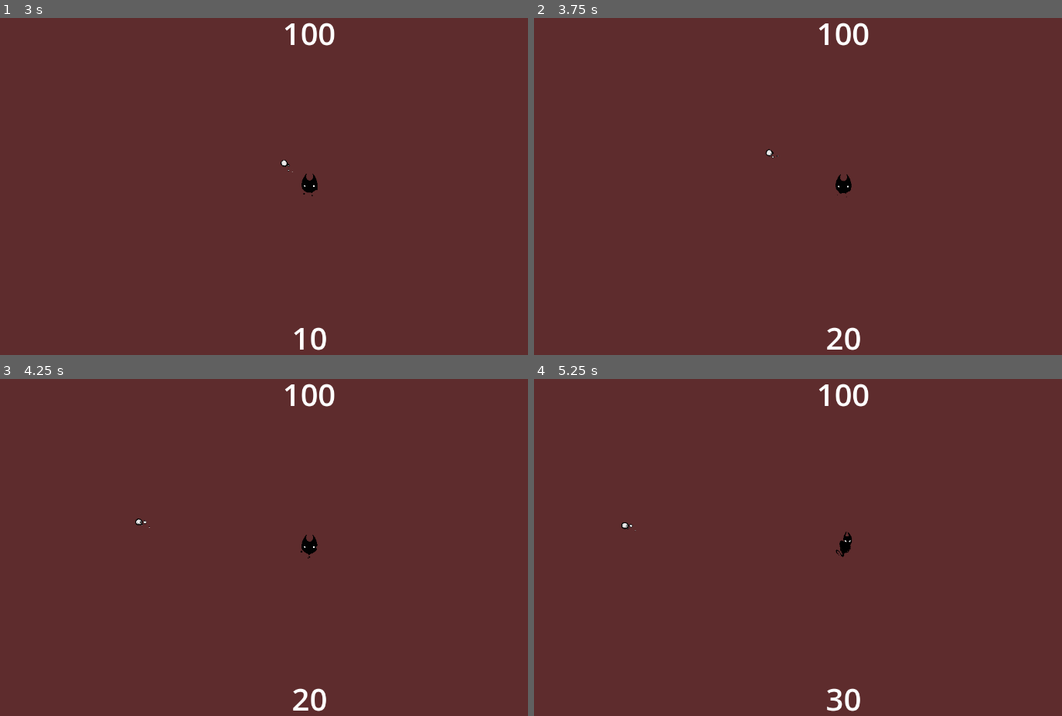
Above: before the commit, frames 1-4 (two rows, left to right).
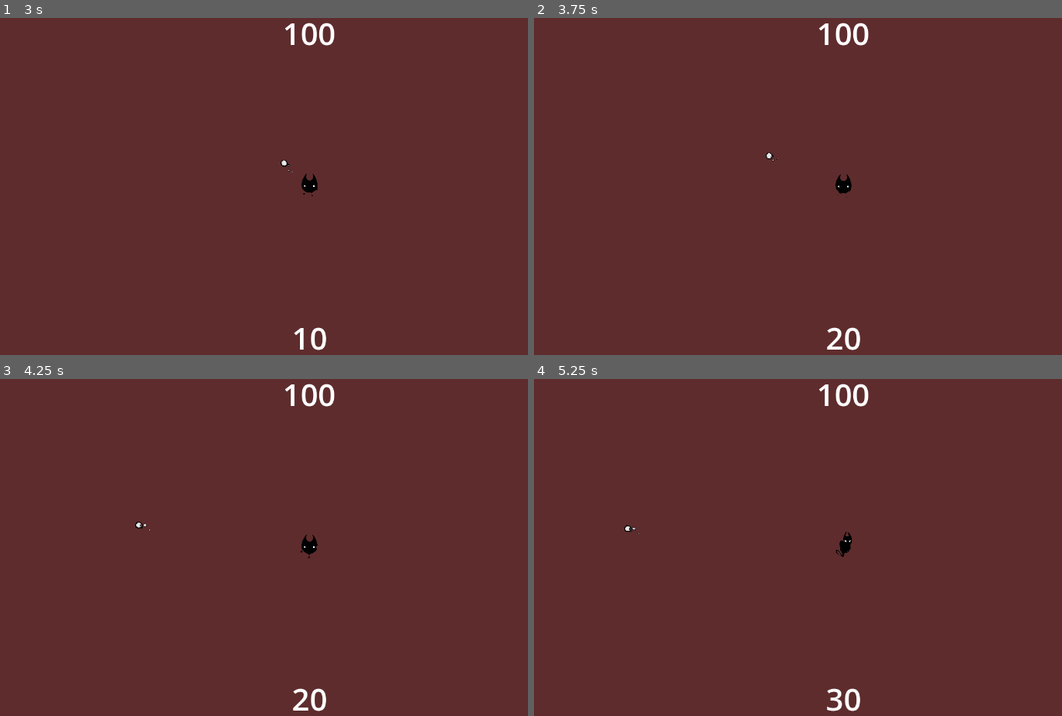
Above: after the commit, the same moments.

Repository: Evanev7/stellub
Game: Godot game, scene res://scenes/main.tscn
The game is run twice, just before and just after one commit, with the same random seed, the same clock (stepped at 60 frames per second) and the same inputs. The engine's default icon, where the game draws it, is replaced by a stand-in: a white triangle on a blue panel in a dark square.
Inputs (mouse positions are in pixels of both pictures, inside the frame that each line leads up to):
- Up to frame 1 (3 s): click "Play" at 0.5 s; tap Enter at 1.25 s; move the mouse to (443, 169) at 1.27 s; hold D (move_right) 1.28-2 s; hold R 1.28-2 s; click "Shot spread decrease" at 2 s; tap Space at 2.75 s; move the mouse to (184, 203) at 2.77 s; hold S (move_down) from 2.78 s (still down); click (184, 203) at 2.85 s
- Up to frame 2 (3.75 s): tap R at 3.05 s; release S (move_down) at 3.5 s; click "Fire rate increase" at 3.5 s
- Up to frame 3 (4.25 s): no input
- Up to frame 4 (5.25 s): move the mouse to (903, 469) at 4.27 s; hold D (move_right) 4.28-5 s; hold R 4.28-5 s; tap Shift (walk) at 4.35 s; click "Multishot Increase" at 5 s

Frame 1 is identical in both runs. In frame 2, less than 0.1% of the frame differs, in the area x 43-47%, y 38-43%; in frame 3, less than 0.1%; in frame 4, less than 0.1%, in the area x 16-20%, y 42-46%.

Commit message:
added pickups and cleaned up score

Diff:
--- a/scenes/bullet.tscn
+++ b/scenes/bullet.tscn
@@ -10,6 +10,11 @@
 collision_mask = 0
 script = ExtResource("1_vy7io")
 
+[node name="AnimatedSprite2D" type="AnimatedSprite2D" parent="."]
+scale = Vector2(0.03, 0.03)
+sprite_frames = ExtResource("2_p3jja")
+animation = &"simple"
+
 [node name="CollisionShape2D" type="CollisionShape2D" parent="."]
 scale = Vector2(1.5, 1.5)
 shape = SubResource("CircleShape2D_rwjyl")
@@ -17,11 +22,5 @@
 [node name="SelfDestruct" type="Timer" parent="."]
 one_shot = true
 
-[node name="AnimatedSprite2D" type="AnimatedSprite2D" parent="."]
-scale = Vector2(0.03, 0.03)
-sprite_frames = ExtResource("2_p3jja")
-animation = &"simple"
-
 [connection signal="area_entered" from="." to="." method="_on_area_entered"]
-[connection signal="body_entered" from="." to="." method="_on_body_entered"]
 [connection signal="timeout" from="SelfDestruct" to="." method="_on_self_destruct_timeout"]
--- a/scenes/main.tscn
+++ b/scenes/main.tscn
@@ -1,9 +1,10 @@
-[gd_scene load_steps=14 format=3 uid="uid://dfe6bc7mdpexj"]
+[gd_scene load_steps=15 format=3 uid="uid://dfe6bc7mdpexj"]
 
 [ext_resource type="Script" path="res://scripts/main.gd" id="1_jwdk3"]
 [ext_resource type="PackedScene" uid="uid://dpjckt12ipcw2" path="res://scenes/enemy.tscn" id="2_abhdw"]
 [ext_resource type="PackedScene" uid="uid://yaht8i4bkv2u" path="res://scenes/HUD.tscn" id="3_8qfpp"]
 [ext_resource type="PackedScene" uid="uid://dldkm6m8ux87t" path="res://scenes/bullet.tscn" id="3_8vuuc"]
+[ext_resource type="PackedScene" uid="uid://cjuw1uddg4foi" path="res://scenes/pickup.tscn" id="4_3g6v5"]
 [ext_resource type="Resource" uid="uid://dh8xipsw2bu5w" path="res://resources/enemy/demon_skull.tres" id="4_ikhts"]
 [ext_resource type="PackedScene" uid="uid://1dmnavilcwx5" path="res://scenes/upgradeHUD.tscn" id="4_ls5jb"]
 [ext_resource type="Resource" uid="uid://doalqpgaptgxa" path="res://resources/enemy/demon_dog.tres" id="5_3s043"]
@@ -18,6 +19,7 @@
 script = ExtResource("1_jwdk3")
 enemy_scene = ExtResource("2_abhdw")
 bullet_scene = ExtResource("3_8vuuc")
+pickup_scene = ExtResource("4_3g6v5")
 enemy_resource_list = Array[Resource("res://scripts/enemy_resource.gd")]([ExtResource("4_ikhts"), ExtResource("5_3s043"), ExtResource("6_8vwn2"), ExtResource("7_c5yt3"), ExtResource("8_vk0tv"), ExtResource("9_d18g6")])
 
 [node name="TextureRect" type="TextureRect" parent="."]
@@ -44,7 +46,6 @@
 [node name="Marker2D" type="Marker2D" parent="."]
 position = Vector2(576, 324)
 
-[connection signal="enemy_killed" from="Player" to="." method="_on_player_enemy_killed"]
 [connection signal="fire_bullet" from="Player" to="." method="_on_fire_bullet"]
 [connection signal="level_up" from="Player" to="." method="_on_player_level_up"]
 [connection signal="player_death" from="Player" to="." method="_on_player_player_death"]
--- /dev/null
+++ b/scenes/pickup.tscn
@@ -0,0 +1,49 @@
+[gd_scene load_steps=6 format=3 uid="uid://cjuw1uddg4foi"]
+
+[ext_resource type="Script" path="res://scripts/pickup.gd" id="1_rqpcu"]
+[ext_resource type="Texture2D" uid="uid://clyycn7uujclo" path="res://art/icon.svg" id="2_6adgm"]
+
+[sub_resource type="SpriteFrames" id="SpriteFrames_uigp4"]
+animations = [{
+"frames": [{
+"duration": 1.0,
+"texture": ExtResource("2_6adgm")
+}],
+"loop": true,
+"name": &"default",
+"speed": 5.0
+}]
+
+[sub_resource type="CircleShape2D" id="CircleShape2D_rwjyl"]
+
+[sub_resource type="CircleShape2D" id="CircleShape2D_d24iy"]
+radius = 400.0
+
+[node name="Pickup" type="Area2D"]
+collision_layer = 0
+collision_mask = 16
+script = ExtResource("1_rqpcu")
+
+[node name="AnimatedSprite2D" type="AnimatedSprite2D" parent="."]
+scale = Vector2(0.2, 0.2)
+sprite_frames = SubResource("SpriteFrames_uigp4")
+
+[node name="CollisionShape2D" type="CollisionShape2D" parent="."]
+scale = Vector2(1.5, 1.5)
+shape = SubResource("CircleShape2D_rwjyl")
+
+[node name="SelfDestruct" type="Timer" parent="."]
+wait_time = 100.0
+one_shot = true
+autostart = true
+
+[node name="ActivationRange" type="Area2D" parent="."]
+collision_layer = 0
+collision_mask = 16
+
+[node name="CollisionShape2D" type="CollisionShape2D" parent="ActivationRange"]
+shape = SubResource("CircleShape2D_d24iy")
+
+[connection signal="area_entered" from="." to="." method="_on_area_entered"]
+[connection signal="timeout" from="SelfDestruct" to="." method="_on_self_destruct_timeout"]
+[connection signal="area_entered" from="ActivationRange" to="." method="_on_activation_range_entered"]
--- a/scenes/player.tscn
+++ b/scenes/player.tscn
@@ -128,7 +128,7 @@
 enabled = false
 
 [node name="Hurtbox" type="Area2D" parent="."]
-collision_layer = 10
+collision_layer = 26
 collision_mask = 0
 
 [node name="CollisionShape2D2" type="CollisionShape2D" parent="Hurtbox"]
--- a/scripts/enemy.gd
+++ b/scripts/enemy.gd
@@ -2,6 +2,7 @@
 
 signal fire_bullet(bullet: BulletResource)
 signal spawn
+signal enemy_killed(enemy)
 
 var resource: EnemyResource
 @onready var sprite = $AnimatedSprite2D
@@ -71,8 +72,8 @@
 	move_and_slide()
 
 	if health <= 0:
+		enemy_killed.emit(self)
 		queue_free()
-		GameState.player.on_enemy_killed(value)
 
 	# The enemy doesn't know what type of bullet it's firing.
 	# We emit a fire_bullet event, which the main script handles.
--- a/scripts/main.gd
+++ b/scripts/main.gd
@@ -2,6 +2,7 @@
 
 @export var enemy_scene: PackedScene
 @export var bullet_scene: PackedScene
+@export var pickup_scene: PackedScene
 @export var safe_range: int = 500
 
 @export var enemy_resource_list: Array[EnemyResource]
@@ -14,6 +15,13 @@
 # Called every frame. 'delta' is the elapsed time since the previous frame.
 func _physics_process(_delta):
 	pass
+	##Debug ###############################
+
+	if Input.is_key_pressed(KEY_R): ## Increase score by 10
+		$Player.gain_score(10)
+		$HUD.show_score($Player.score)
+
+	#######################################
 
 # When the spawn timer times out, spawn a new random enemy!
 func _on_spawn_timer_timeout():
@@ -22,6 +30,7 @@
 	var relative_spawn_position = Vector2(safe_range,0).rotated(randf_range(0, 2*PI))
 	enemy.position = GameState.player.position + relative_spawn_position
 	enemy.fire_bullet.connect(_on_fire_bullet)
+	enemy.enemy_killed.connect(_on_enemy_killed)
 	add_child(enemy)
 
 
@@ -107,17 +116,28 @@
 	start_game()
 
 
-func _on_player_taken_damage():
-	$HUD.show_health(GameState.player.hp)
+func _on_player_taken_damage(hp):
+	$HUD.show_health(hp)
 
 
-func _on_player_enemy_killed():
-	$HUD.show_score(GameState.player.score)
+func _on_enemy_killed(enemy):
+	for i in range(enemy.value):
+		spawn_pickup(enemy.position)
 
+
+func spawn_pickup(pos):
+	var pickup = pickup_scene.instantiate()
+	pickup.credit_player.connect(_on_pickup_credit_player)
+	pickup.position = pos
+	add_child(pickup)
+
+func _on_pickup_credit_player(value):
+	$Player.gain_score(value)
+	$HUD.show_score($Player.score)
 
 func _on_player_level_up(current_level):
 	open_upgrade_hud()
-	$upgradeHUD.show_level(GameState.player.current_level)
+	$upgradeHUD.show_level(current_level)
 
 
 func _on_upgrade_hud_upgrade_1_pressed():
@@ -140,6 +160,3 @@
 func close_upgrade_hud():
 	get_tree().paused = false
 	$upgradeHUD.set_visible(false)
-	var level = GameState.player.current_level
-	if level % 3 == 0:
-		GameState.player.current_animation = "level " + str(level/3)
--- /dev/null
+++ b/scripts/pickup.gd
@@ -0,0 +1,46 @@
+extends Area2D
+
+signal credit_player(value)
+
+@export var launch_angle: float = PI/6
+@export var launch_velocity: float = 250
+@export var activation_time: float = 2
+@export var grav_scale: float = 5
+@export var speed: float = 3
+
+var value: int = 1
+
+var activated: bool = false
+var lifetime: float = 0
+var velocity: float = 0
+
+func _ready():
+	#Randomly distribute launch_angle according to proper distribution
+	launch_angle = (randi_range(0,1)*2-1)*acos(1-randf()*(1-cos(launch_angle)))
+
+
+# Called every frame. 'delta' is the elapsed time since the previous frame.
+func _physics_process(delta):
+	lifetime += delta
+	if lifetime < activation_time:
+		var direction = Vector2.from_angle(launch_angle- PI/2)
+		position += launch_velocity * direction * delta + Vector2(0,lifetime*grav_scale)
+	if activated:
+		var direction = (GameState.player.position - position).normalized()
+		velocity += speed
+		position += velocity * direction * delta
+
+
+func _on_self_destruct_timeout():
+	queue_free() # Replace with function body.
+
+
+func _on_area_entered(area):
+	if area.owner == GameState.player:
+		credit_player.emit(value)
+	queue_free()
+
+
+func _on_activation_range_entered(area):
+	if area.owner == GameState.player:
+		activated = true
--- a/scripts/player.gd
+++ b/scripts/player.gd
@@ -1,9 +1,8 @@
 extends CharacterBody2D
 
-signal taken_damage
-signal enemy_killed
+signal taken_damage(hp)
 signal player_death
-signal level_up
+signal level_up(level)
 signal fire_bullet(bullet: BulletResource)
 
 ## Player Stats
@@ -41,13 +40,6 @@
 func _physics_process(_delta):
 	velocity.x = Input.get_axis("move_left", "move_right")
 	velocity.y = Input.get_axis("move_up", "move_down")
-
-	##Debug ###############################
-
-	if Input.is_key_pressed(KEY_R): ## Increase score by 10
-		on_enemy_killed(10)
-
-	#######################################
 
 	# Handle user input
 	if Input.is_action_just_pressed("walk"):
@@ -89,8 +81,7 @@
 		fire_bullet.emit(self, bullet)
 		_fire_timer -= bullet.fire_delay
 
-
-# When the game starts, set the default values and show the player!
+# When the game starts, set the default values and show the player.
 func start(pos):
 	set_default_stats()
 	current_level = 0
@@ -114,7 +105,7 @@
 func hurt(body):
 	if not invuln:
 		hp -= body.damage
-		taken_damage.emit()
+		taken_damage.emit(hp)
 		invuln = true
 		$IFrames.start()
 		$AnimatedSprite2D.modulate = Color(1,0,0,0.5)
@@ -126,15 +117,16 @@
 		player_death.emit()
 
 
-# Called when we've kille an enemy, and we can add to our score!
-func on_enemy_killed(value):
+# Called when we've killed an enemy, and we can add to our score.
+func gain_score(value):
 	score += value
-	enemy_killed.emit()
 
 	# TODO: At the moment, we can't level up past level 10 (without cheating).
 	if current_level < 10 and score >= level_threshold[current_level]:
 		current_level += 1
 		level_up.emit(current_level)
+		if current_level % 3 == 0:
+			current_animation = "level " + str(current_level/3)
 
 
 func _on_i_frames_timeout():
